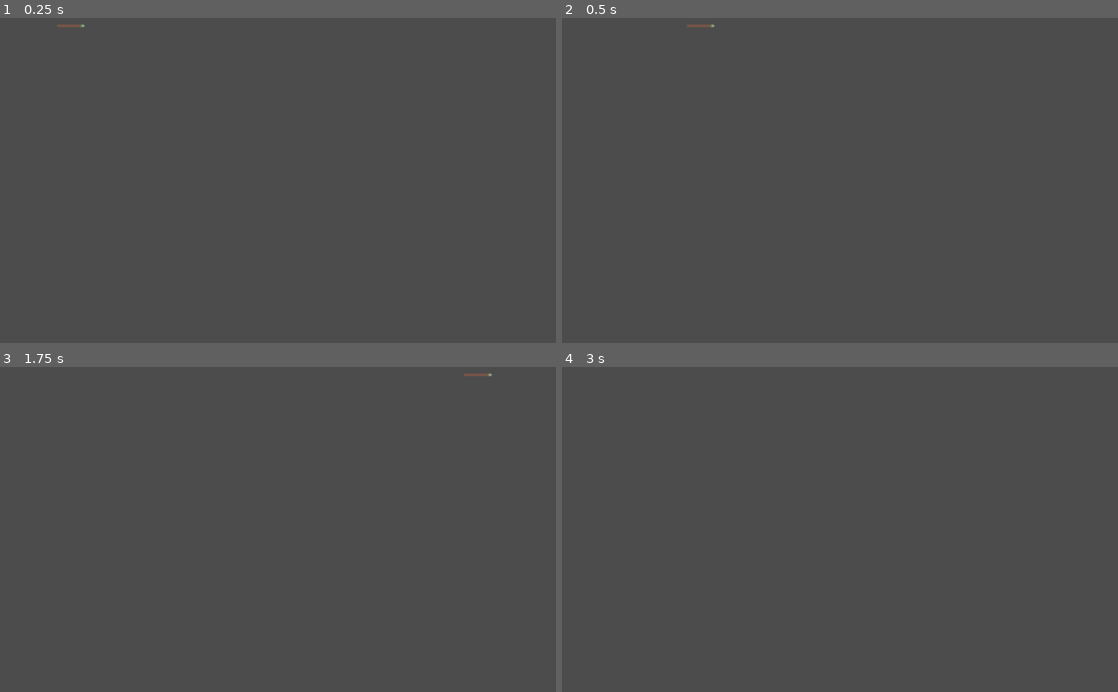
Above: before the commit, frames 1-4 (two rows, left to right).
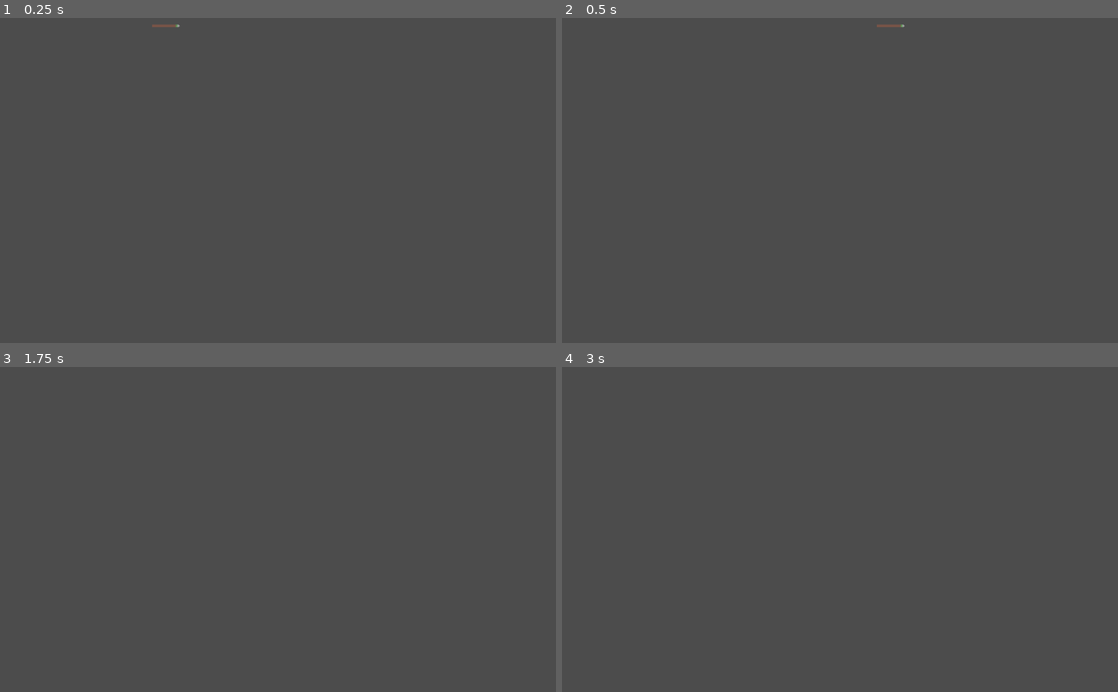
Above: after the commit, the same moments.

Repository: Schwarcraft/DreamGame
Game: Godot game, scene res://Source/Spear_Projectile.tscn
The game is run twice, just before and just after one commit, with the same random seed, the same clock (stepped at 60 frames per second) and the same inputs. This scene is started directly instead of the project's main scene.
Inputs (mouse positions are in pixels of both pictures, inside the frame that each line leads up to):
- Up to frame 1 (0.25 s): no input
- Up to frame 2 (0.5 s): no input
- Up to frame 3 (1.75 s): tap Enter at 0.5 s; move the mouse to (400, 513) at 0.52 s; hold D (move_right) 0.53-1.28 s; tap E (equip) at 0.6, 1.55 s; right-click (400, 513) at 0.8 s; tap Space at 1.25 s; move the mouse to (166, 545) at 1.27 s; hold S (move_down) from 1.28 s (still down); right-click (166, 545) at 1.35 s
- Up to frame 4 (3 s): tap Enter at 2 s; move the mouse to (895, 458) at 2.02 s; release S (move_down) at 2.03 s; hold D (move_right) 2.03-2.78 s; tap E (equip) at 2.1 s; right-click (895, 458) at 2.3 s; tap Space at 2.75 s; move the mouse to (812, 594) at 2.77 s; hold W (move_up) from 2.78 s (still down); click (812, 594) at 2.85 s

The runs differ from the first frame. In frame 1, less than 0.1% of the frame differs, in the area x 10-33%, y 1-3%; in frame 2, less than 0.1%; in frame 3, less than 0.1%; in frame 4, nothing differs.

Commit message:
Spear Kills
Spear now collides, damages, and can kill players over network

Diff:
--- a/Source/Lobby.gd
+++ b/Source/Lobby.gd
@@ -1,17 +1,8 @@
 extends Node
-
-# Declare member variables here. Examples:
-# var a = 2
-# var b = "text"
 
 # Called when the node enters the se for the first time.
 func _ready():
 	pass # Replace with function body.
-
-# Called every frame. 'delta' is the elapsed time since the previous frame.
-#func _process(delta):
-#	pass
-
 
 func _on_HostButton_pressed():
 	ConnectionManager.on_host_game()
--- a/Source/Ship.gd
+++ b/Source/Ship.gd
@@ -1,4 +1,4 @@
-extends RigidBody2D
+extends KinematicBody2D
 
 export var speed = 150
 export var maxHealth = 100
@@ -88,8 +88,9 @@
 	is_equipped = false
 
 
-sync func _hit(damage):
+remote func _hit(damage):
 	health-= damage
+	print("IM HIT!!!")
 	if health <= 0:
 		health=0
 		rpc('_die')
--- a/Source/Ship.tscn
+++ b/Source/Ship.tscn
@@ -1,9 +1,9 @@
 [gd_scene load_steps=9 format=2]
 
 [ext_resource path="res://Source/Ship.gd" type="Script" id=1]
-[ext_resource path="res://Images/player1.png" type="Texture" id=2]
+[ext_resource path="res://Images/Sprites/player1.png" type="Texture" id=2]
 [ext_resource path="res://Source/Spear_Script.gd" type="Script" id=3]
-[ext_resource path="res://Images/Spear.png" type="Texture" id=4]
+[ext_resource path="res://Images/Sprites/Spear.png" type="Texture" id=4]
 
 [sub_resource type="CircleShape2D" id=1]
 radius = 14.9845
@@ -51,9 +51,8 @@
 
 [sub_resource type="CircleShape2D" id=4]
 
-[node name="Ship" type="RigidBody2D"]
+[node name="Ship" type="KinematicBody2D"]
 collision_mask = 7
-gravity_scale = 0.0
 script = ExtResource( 1 )
 
 [node name="player1" type="Sprite" parent="."]
--- a/Source/Spear_Projectile.gd
+++ b/Source/Spear_Projectile.gd
@@ -1,9 +1,16 @@
 extends KinematicBody2D
 
 var velocity = Vector2()
-var speed = 500
-
+#has_hit Defines if this object has hit something hit. This is used to prevent damaging multiple times
+var has_hit = false
+export var speed = 5
+export var damage= 1
 
 func _physics_process(delta):
-	velocity = Vector2(speed, 0).rotated(rotation)
-	velocity = move_and_slide(velocity)
+		velocity = Vector2(speed, 0).rotated(rotation)
+		var collision = move_and_collide(velocity)
+		if collision:
+			if collision.collider.has_method("_hit") and has_hit==false:
+				collision.collider.rpc("_hit",damage)
+				has_hit=true
+				free()
--- a/Source/Spear_Projectile.tscn
+++ b/Source/Spear_Projectile.tscn
@@ -1,13 +1,17 @@
 [gd_scene load_steps=4 format=2]
 
 [ext_resource path="res://Source/Spear_Projectile.gd" type="Script" id=1]
-[ext_resource path="res://Images/Spear.png" type="Texture" id=2]
+[ext_resource path="res://Images/Sprites/Spear.png" type="Texture" id=2]
 
 [sub_resource type="CircleShape2D" id=1]
 radius = 5.23609
 
 [node name="Spear_Projectile" type="KinematicBody2D"]
+collision_layer = 7
+collision_mask = 7
 script = ExtResource( 1 )
+speed = 20
+damage = 50
 
 [node name="Sprite" type="Sprite" parent="."]
 position = Vector2( 5, 20 )
@@ -17,4 +21,6 @@
 
 [node name="CollisionShape2D" type="CollisionShape2D" parent="."]
 position = Vector2( 27.3129, 15.0796 )
+rotation = -1.5708
 shape = SubResource( 1 )
+one_way_collision = true
--- a/Source/Spear_Script.gd
+++ b/Source/Spear_Script.gd
@@ -13,17 +13,23 @@
 
 		#-----Thrown Attack-----
 		if Input.is_action_just_pressed("right_click"):
-			var ship_node = get_parent()
-			ship_node._unequip(1)
-			var projectile = spear_projectile_scene.instance()
-			projectile.position=ship_node.position
-			projectile.rotation=ship_node.rotation
-			get_tree().get_root().add_child(projectile)
+			rpc('_throwSpear')
+
 
 sync func _Animate():
 	get_node("../AnimationPlayer").play("Spear_Attack")
 
 
+sync func _throwSpear():
+	var ship_node = get_parent()
+	ship_node._unequip(1)
+	var projectile = spear_projectile_scene.instance()
+	projectile.position=ship_node.position
+	projectile.rotation=ship_node.rotation
+	get_tree().get_root().add_child(projectile)
+
+
+
 func _on_Spear_body_entered(body):
 	if body.has_method("_hit"):
 		body.rpc('_hit',Damage)
Renamed: Images/Spear.png -> Images/Sprites/Spear.png
Not shown, changed: Images/Sprites/Spear.png.import
Renamed: Images/bonus.png -> Images/Sprites/bonus.png
Not shown, added: Images/Sprites/bonus.png.import
Renamed: Images/bullet.png -> Images/Sprites/bullet.png
Not shown, changed: Images/Sprites/bullet.png.import
Renamed: Images/player1.png -> Images/Sprites/player1.png
Not shown, changed: Images/Sprites/player1.png.import
Renamed: Images/player2.png -> Images/Sprites/player2.png
Not shown, changed: Images/Sprites/player2.png.import
Renamed: Images/player3.png -> Images/Sprites/player3.png
Not shown, changed: Images/Sprites/player3.png.import
(and 4 more such lines)
